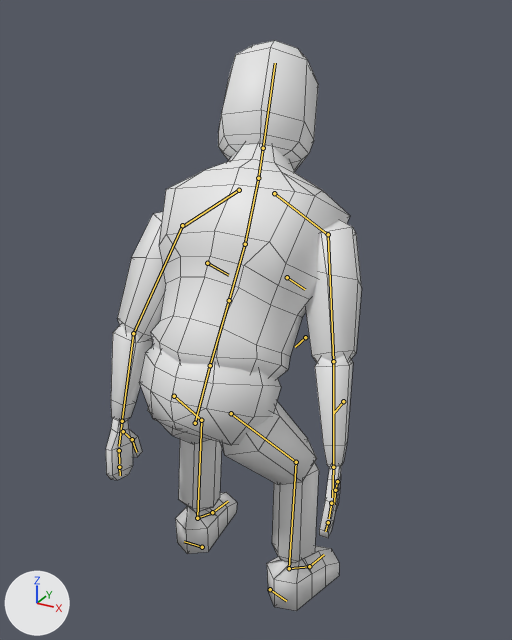
Before and after pictures for a commit that changed the Blender file Assets/3D Assets/ANim/Sit in chair.blend.
Before and after are seen from a 50 mm lens placed at (2.19, -3.69, 3.93), pointed at (-0.02, 0.32, 1.93). The axes (+X, +Y, +Z) are drawn at lower left. The lights are the same throughout. Both versions are drawn at frame 44 of the action 'metarigAction'; the numbers are the values there. The bones that bend it are drawn over the model as lines. Mesh edges are drawn as thin lines.
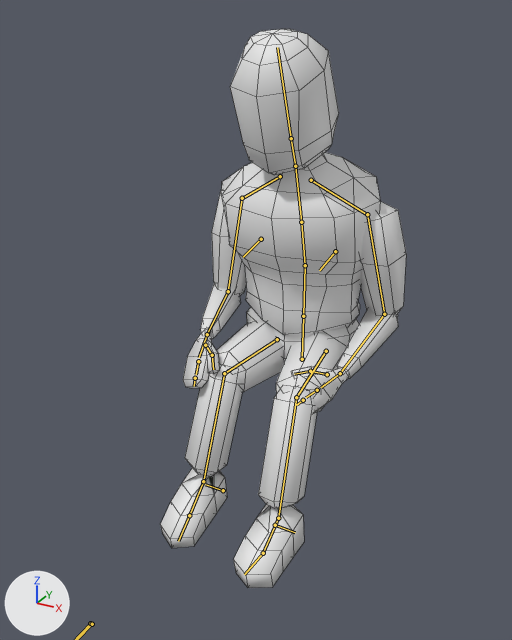
Location of each change, [x1, y1, x2, y2] in pixels of the pictures (512 x 640 px):
'Cube', posed: before [106, 40, 362, 611]; after [161, 29, 406, 588]
bone 'spine', root to tip: before (195, 423) to (210, 365); after (302, 359) to (303, 316)
bone 'spine.002', root to tip: before (229, 300) to (245, 244); after (305, 265) to (301, 222)
bone 'spine.003', root to tip: before (245, 244) to (258, 178); after (301, 222) to (295, 166)
bone 'Neck', root to tip: before (258, 178) to (263, 148); after (295, 166) to (291, 138)
bone 'shoulder.L', root to tip: before (239, 190) to (183, 226); after (311, 180) to (367, 214)
bone 'upper_arm.L', root to tip: before (182, 225) to (133, 333); after (367, 214) to (384, 314)
bone 'forearm.L', root to tip: before (133, 333) to (122, 421); after (384, 314) to (340, 373)
bone 'hand.L', root to tip: before (122, 421) to (119, 446); after (340, 373) to (321, 387)
bone 'shoulder.R', root to tip: before (274, 193) to (327, 234); after (280, 176) to (242, 198)
bone 'upper_arm.R', root to tip: before (328, 234) to (333, 361); after (242, 198) to (228, 291)
bone 'forearm.R', root to tip: before (333, 361) to (333, 467); after (228, 291) to (207, 334)
bone 'hand.R', root to tip: before (333, 467) to (332, 497); after (207, 334) to (199, 357)

The change in detail:
Bone 'spine' (bone_spine) moves from (-0.002, -0.193, 0.565) to (-0.015, -0.493, -1.004).
Bone 'spine' (bone_spine) turns from (31, 176, 0) to (-5, 0, 0) degrees about its own x, y and z.
Bone 'spine.002' (bone_spine_002) turns from (0, 0, 0) to (12, 0, -1) degrees about its own x, y and z.
Bone 'spine.003' (bone_spine_003) turns from (3, 16, -6) to (5, 0, 0) degrees about its own x, y and z.
Bone 'Neck' (bone_neck) turns from (2, 7, -3) to (5, 0, 0) degrees about its own x, y and z.
Bone 'shoulder.L' (bone_shoulder_l) turns from (4, -1, -20) to (5, -1, 0) degrees about its own x, y and z.
Bone 'upper_arm.L' (bone_upper_arm_l) turns from (-4, 7, -63) to (15, 17, -64) degrees about its own x, y and z.
Bone 'forearm.L' (bone_forearm_l) turns from (19, -2, 3) to (73, -9, 5) degrees about its own x, y and z.
Bone 'hand.L' (bone_hand_l) turns from (0, 0, 0) to (18, 46, 8) degrees about its own x, y and z.
Bone 'shoulder.R' (bone_shoulder_r) turns from (5, 6, 2) to (4, -1, -1) degrees about its own x, y and z.
Bone 'upper_arm.R' (bone_upper_arm_r) turns from (4, -5, 67) to (27, 13, 74) degrees about its own x, y and z.
Bone 'forearm.R' (bone_forearm_r) turns from (12, 1, -2) to (77, -25, 2) degrees about its own x, y and z.
Bone 'hand.R' (bone_hand_r) turns from (0, 0, 0) to (-51, -47, 48) degrees about its own x, y and z.
Bone 'KneeIK.L' (bone_kneeik_l) moves from (-0.547, -1.751, -0.228) to (-0.254, 1.413, 0.003).
Bone 'HeelIK.L' (bone_heelik_l) moves from (-0.773, 0.005, 0.054) to (0.014, -0.102, 0.393).
Bone 'HeelIK.L' (bone_heelik_l) turns from (-3, -4, -177) to (0, 0, 0) degrees about its own x, y and z.
Bone 'KneeIK.R' (bone_kneeik_r) moves from (0.811, -1.363, 0.066) to (0.581, 1.413, 0.006).
Bone 'HeelIK.R' (bone_heelik_r) moves from (0.848, -0.109, 0.023) to (0.047, -0.019, 0.41).
Bone 'HeelIK.R' (bone_heelik_r) turns from (-1, 6, 164) to (12, 0, 1) degrees about its own x, y and z.
